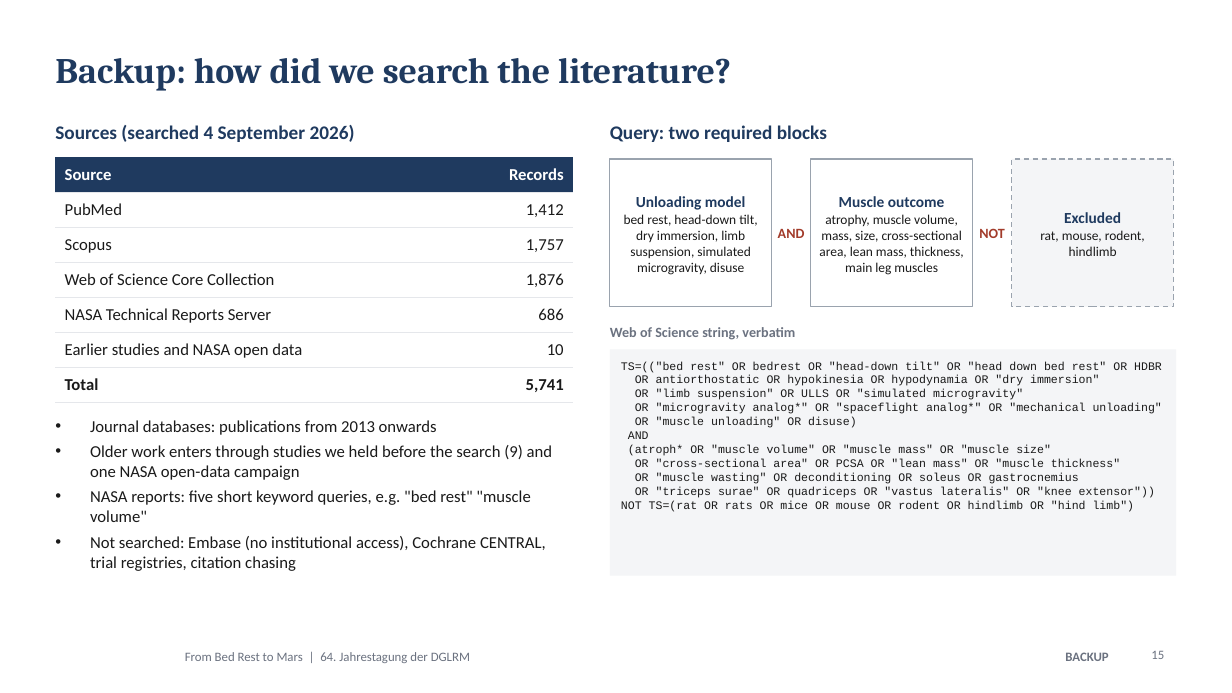
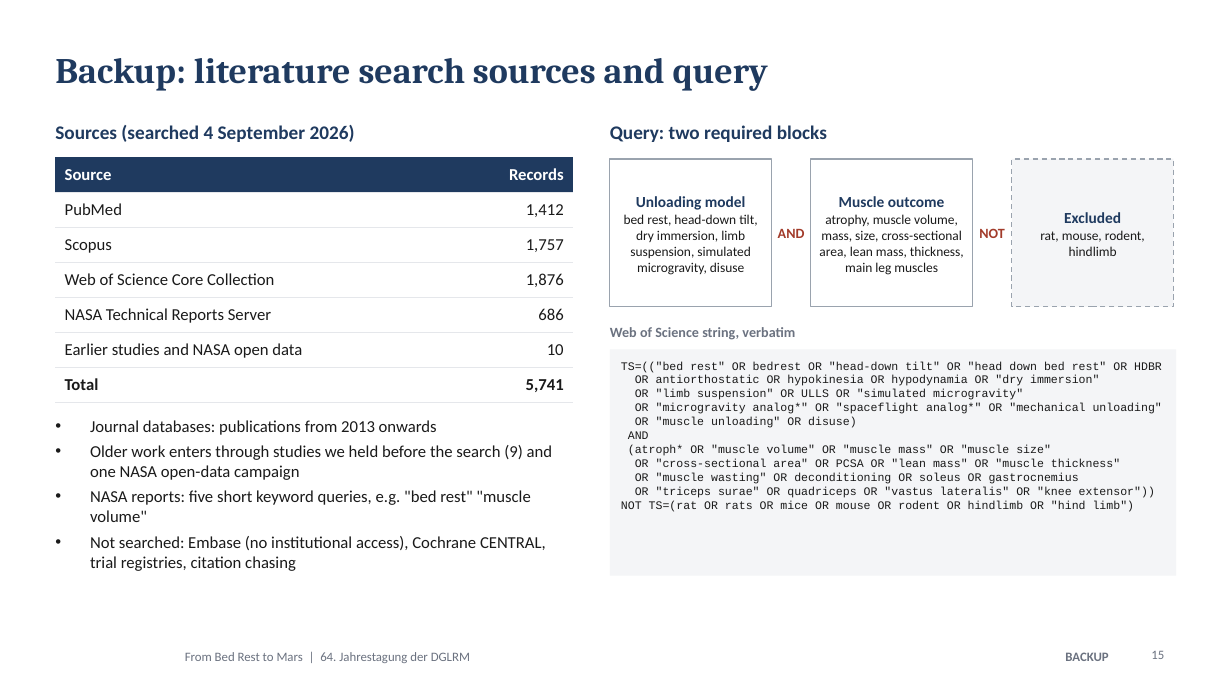
Before and after one commit to MiladBahariQaragoz/BedrestToMars, a slide deck: slide 15 of presentation/bed-rest-to-mars-talk.pptx. Drawn at 1232x693 pixels with LibreOffice and Linux fonts; fonts in the diff are those of the drawing; background and template pictures are left out. Boxes give left, top, right and bottom in pixels: in the first picture for what was removed or moved away, otherwise in the second. Text is boxed around its words. In the diff, an @@ line names an element or a change of style, - is before the commit and + after.

```diff
--- a/presentation/bed-rest-to-mars-talk.pptx
+++ b/presentation/bed-rest-to-mars-talk.pptx
@@ title at [55, 58, 768, 91]: text changed @@
-Backup: how did we search the literature?
+Backup: literature search sources and query
```
Also in this commit, not shown: 14 other slides changed, 3 other files.
